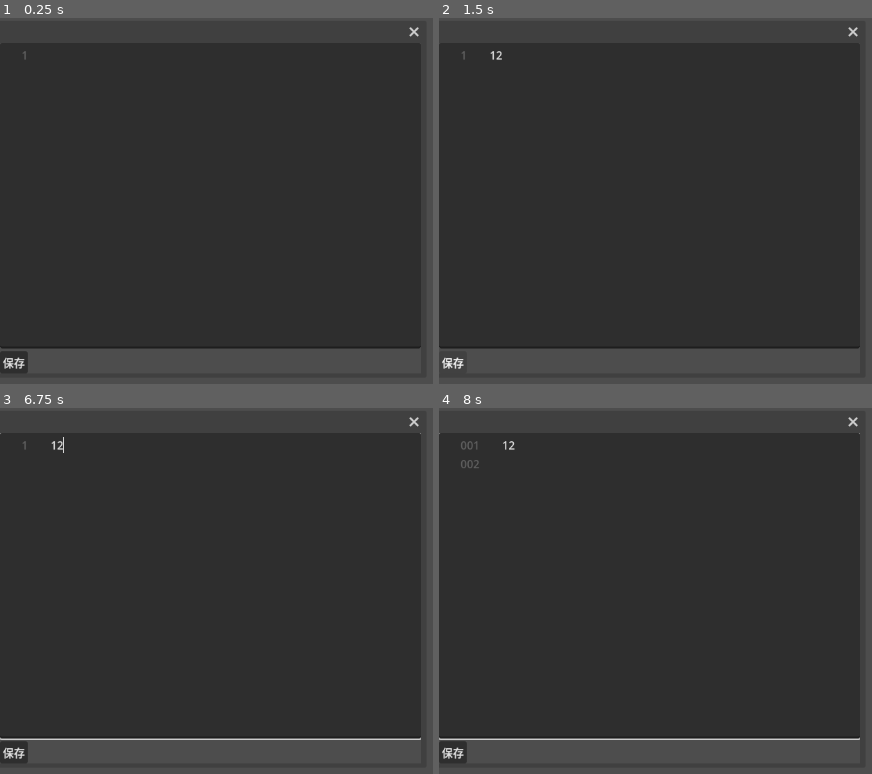
Above: before the commit, frames 1-4 (two rows, left to right).
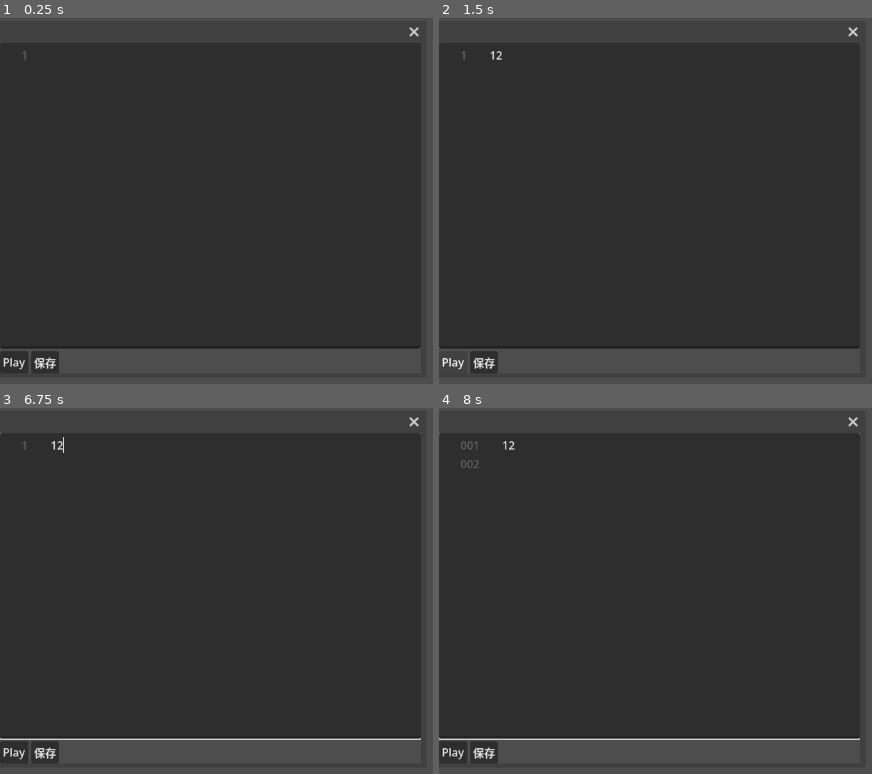
Above: after the commit, the same moments.

Repository: EEEEEEEEthan/BotDefence
Game: Godot game, scene res://BotInspector.tscn
Same seed, same stepped clock (60 frames per second), same inputs: the game is played once before the commit and once after it. This scene is started directly instead of the project's main scene.
Inputs (mouse positions are in pixels of both pictures, inside the frame that each line leads up to):
- Up to frame 1 (0.25 s): no input
- Up to frame 2 (1.5 s): click (651, 197) at 0.52 s; type "12" at 0.6 s; click (451, 362) at 1.25 s, where only the run after the commit has a clickable "Play"
- Up to frame 3 (6.75 s): click (12, 752) at 2 s, where only the run after the commit has a clickable "Play"; click "保存" at 2.75 s; click "保存" at 3.5 s; click "保存" at 4.25 s; click (12, 752) at 5 s, where only the run after the commit has a clickable "Play"; tap Enter at 5.75 s; move the mouse to (outside the picture) at 5.77 s; click (outside the picture) at 5.92 s; tap Space at 6.5 s; move the mouse to (238, 653) at 6.52 s; click (238, 653) at 6.67 s
- Up to frame 4 (8 s): tap Enter at 7.25 s; move the mouse to (outside the picture) at 7.27 s; click (outside the picture) at 7.42 s

The runs differ from the first frame. In frame 1, 0.5% of the frame differs, in the area x 0-14%, y 90-97%; in frame 2, 0.5%; in frame 3, 0.5%; in frame 4, 0.5%.
Error before the commit: Invalid access to property or key 'code' on a base object of type 'Nil'. (res://BotInspector.gd:16)
Error after the commit: Invalid access to property or key 'code' on a base object of type 'Nil'. (res://BotInspector.gd:17)

Commit message:
调整机器人脚本启动职责到BotMain
将启动入口改为机器人检视器内的 Play 按钮触发，BotMain 提供 start_bot API 并独立管理线程生命周期，Game 移除全局批量启动与线程管理逻辑。同步提交检视器场景与编辑器设置变更。

Signed-off-by: Trae AI <trae@local>

Diff:
--- a/BotInspector.gd
+++ b/BotInspector.gd
@@ -6,6 +6,7 @@
 const HIGHLIGHTER := preload("res://GDScriptHighlighter.tres")
 
 @onready var code_edit: CodeEdit = $VBoxContainer/CodeEdit
+@onready var play_button: Button = $VBoxContainer/HBoxContainer/Play
 @onready var save_button: Button = $VBoxContainer/HBoxContainer/SaveButton
 
 var _bot_main: Node2D
@@ -15,8 +16,13 @@
 	_bot_main = get_meta("bot_main")
 	code_edit.text = _bot_main.code
 	code_edit.syntax_highlighter = HIGHLIGHTER.duplicate()
+	play_button.pressed.connect(_on_play_pressed)
 	save_button.pressed.connect(_on_save_pressed)
 	close_requested.connect(_on_close_requested)
+
+func _on_play_pressed() -> void:
+	_bot_main.code = code_edit.text
+	_bot_main.start_bot()
 
 
 func _on_save_pressed() -> void:
--- a/BotInspector.tscn
+++ b/BotInspector.tscn
@@ -35,6 +35,12 @@
 [node name="HBoxContainer" type="HBoxContainer" parent="VBoxContainer" unique_id=1925316650]
 layout_mode = 2
 
+[node name="Play" type="Button" parent="VBoxContainer/HBoxContainer" unique_id=271768876]
+unique_name_in_owner = true
+layout_mode = 2
+text = "Play"
+
 [node name="SaveButton" type="Button" parent="VBoxContainer/HBoxContainer" unique_id=351019982]
+unique_name_in_owner = true
 layout_mode = 2
 text = "保存"
--- a/BotMain.gd
+++ b/BotMain.gd
@@ -10,6 +10,8 @@
 var _move_task: BotTaskMove
 var _cancel_flag: RefCounted
 var _current_task: BotTask
+var _player_thread: Thread
+var _started := false
 
 var code: String:
 	get:
@@ -41,6 +43,22 @@
 func new_bot_api() -> RefCounted:
 	return Bot.new(self, _cancel_flag)
 
+func start_bot() -> void:
+	if _started:
+		return
+	_started = true
+	set_process(true)
+	var gdscript := GDScript.new()
+	gdscript.source_code = code
+	gdscript.reload()
+	var instance: Object = gdscript.new()
+	var bot_api: RefCounted = new_bot_api()
+	_player_thread = Thread.new()
+	_player_thread.start(_run_bot_script.bind(instance, bot_api))
+
+func _run_bot_script(instance: Object, bot_api: RefCounted) -> void:
+	instance.run(bot_api)
+
 ## 由 Bot 通过 call_deferred 调用，direction 为 Consts.NORTH/SOUTH/EAST/WEST
 func move(direction: Consts.Direction, callback: Callable) -> void:
 	var offset := _direction_to_offset(direction)
@@ -65,6 +83,11 @@
 	_cancel_flag.aborted = true
 	if _current_task:
 		_current_task.abort()
+	if _player_thread and _player_thread.is_started():
+		_player_thread.wait_to_finish()
+
+func _exit_tree() -> void:
+	cancel()
 
 func _unhandled_input(event: InputEvent) -> void:
 	if not (event is InputEventMouseButton and event.pressed and event.button_index == MOUSE_BUTTON_LEFT):
--- a/Game.gd
+++ b/Game.gd
@@ -2,40 +2,11 @@
 class_name Game
 
 ## 每个 Bot 用各自保存的代码在子线程运行
-## 点 Play 后统一启动所有 Bot 的脚本
+## 每个 Bot 通过自己的检视器 Play 按钮独立启动脚本
 
-@onready var play_button: Button = $Play
 @onready var tilemap: TileMapLayer = $%TileMapLayer
-var _player_threads: Array[Thread] = []
-var _game_started := false
-
-func _ready() -> void:
-	play_button.pressed.connect(_on_play_pressed)
-
-func _on_play_pressed() -> void:
-	if _game_started:
-		return
-	_game_started = true
-	for child in get_children():
-		if child.get_script() == preload("res://BotMain.gd"):
-			child.set_process(true)
-			# GDScript.reload() 和实例化必须在主线程
-			var gdscript := GDScript.new()
-			gdscript.source_code = child.code
-			gdscript.reload()
-			var instance: Object = gdscript.new()
-			var bot_api: RefCounted = child.new_bot_api()
-			var thread := Thread.new()
-			thread.start(_run_bot_script.bind(instance, bot_api))
-			_player_threads.append(thread)
-
-func _run_bot_script(instance: Object, bot_api: RefCounted) -> void:
-	instance.run(bot_api)
 
 func _exit_tree() -> void:
 	for child in get_children():
 		if child.get_script() == preload("res://BotMain.gd"):
 			child.cancel()
-	for thread in _player_threads:
-		if thread.is_started():
-			thread.wait_to_finish()
